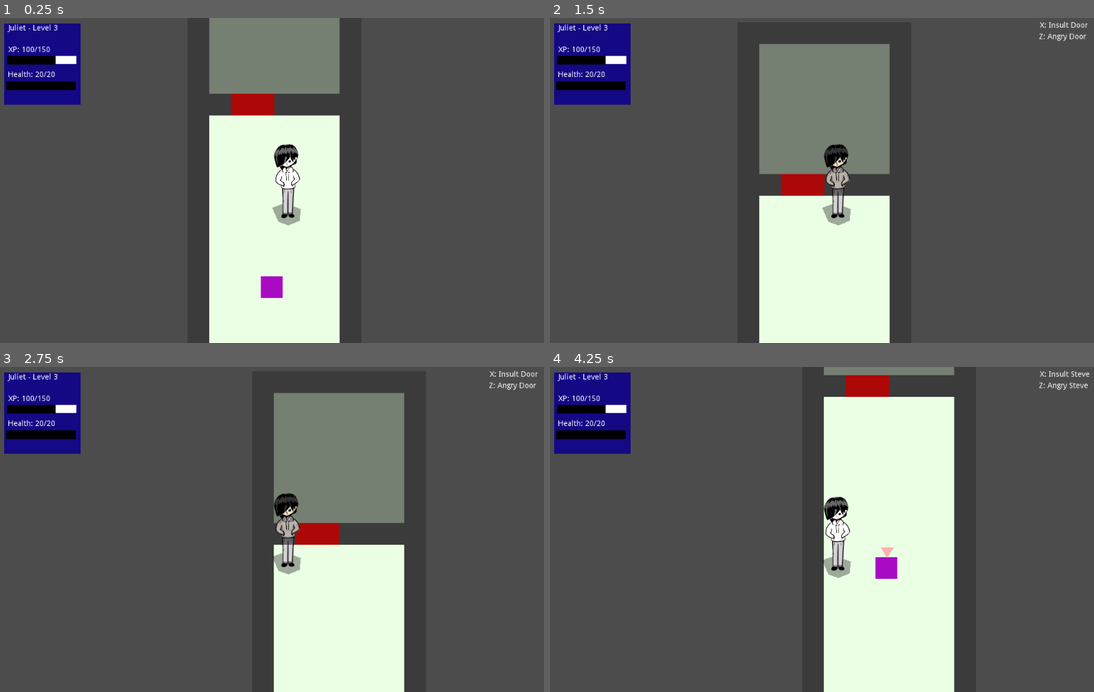
Above: before the commit, frames 1-4 (two rows, left to right).
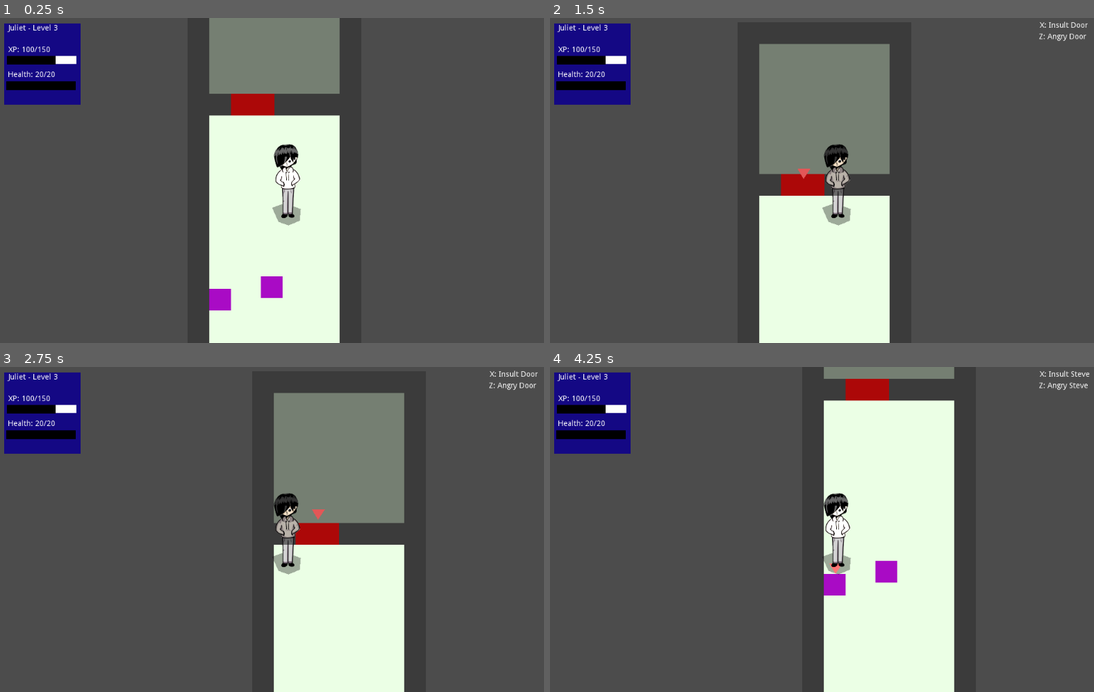
Above: after the commit, the same moments.

Repository: johnfn/ld49
Game: Godot game, scene res://Main.tscn
Two runs of this game, one before a commit and one after it. Both use one fixed random seed, a clock stepped at 60 frames per second and the inputs below.
Inputs:
- Up to frame 1 (0.25 s): no input
- Up to frame 2 (1.5 s): tap Enter at 0.5 s; hold Up (ui_up) from 0.53 s (still down); tap Z (action) at 0.6 s; tap X (angry) at 0.8, 1.35 s; tap Space at 1.25 s
- Up to frame 3 (2.75 s): tap Z (action) at 1.55, 2.1 s; tap Enter at 2 s; release Up (ui_up) at 2.03 s; hold Left (ui_left) from 2.03 s (still down); tap X (angry) at 2.3 s
- Up to frame 4 (4.25 s): tap Space at 2.75 s; tap X (angry) at 2.85, 3.8 s; tap Z (action) at 3.05, 3.6 s; tap Enter at 3.5 s; release Left (ui_left) at 3.53 s; hold Down (ui_down) from 3.53 s (still down)

The runs differ from the first frame. In frame 1, 0.3% of the frame differs, in the area x 38-43%, y 83-91%; in frame 2, less than 0.1%; in frame 3, less than 0.1%; in frame 4, 1.6%, in the area x 50-75%, y 2-71%.
Error before the commit: Invalid get index '0' (on base: 'Array'). (res://Player.gd:25)
Error after the commit: Invalid get index 'enemy_type' (on base: 'StaticBody2D (Door.gd)'). (res://Player.gd:48)

Commit message:
yeehaw

Diff:
--- a/Door.tscn
+++ b/Door.tscn
@@ -22,12 +22,12 @@
 "_edit_use_anchors_": false
 }
 
+[node name="InteractionMarker" parent="." instance=ExtResource( 1 )]
+position = Vector2( -20, 0 )
+
 [node name="CollisionShape2D" type="CollisionShape2D" parent="."]
 position = Vector2( 0, 20 )
 shape = SubResource( 1 )
 
-[node name="InteractionMarker" parent="." instance=ExtResource( 1 )]
-visible = false
-
 [node name="LightOccluder2D" type="LightOccluder2D" parent="."]
 occluder = SubResource( 2 )
--- a/InteractionMarker.tscn
+++ b/InteractionMarker.tscn
@@ -21,7 +21,9 @@
 [sub_resource type="CircleShape2D" id=2]
 radius = 97.4675
 
-[node name="InteractionMarker" type="Node2D"]
+[node name="InteractionMarker" type="Node2D" groups=[
+"interactable",
+]]
 script = ExtResource( 1 )
 
 [node name="InteractionMarker" type="Polygon2D" parent="."]
--- a/Main.tscn
+++ b/Main.tscn
@@ -14,8 +14,12 @@
 current = true
 script = ExtResource( 3 )
 
-[node name="Npc" parent="." instance=ExtResource( 4 )]
+[node name="Steve" parent="." instance=ExtResource( 4 )]
 position = Vector2( 134.946, 336.519 )
+dialog = "steve_dialog"
+
+[node name="Gteve" parent="." instance=ExtResource( 4 )]
+position = Vector2( 40, 360 )
 dialog = "steve_dialog"
 
 [node name="Hud" parent="." instance=ExtResource( 5 )]
--- a/Player.gd
+++ b/Player.gd
@@ -20,18 +20,32 @@
   move_and_slide(d)
 
 func check_for_interactions():
+  var interactables = G.interactables
+
+  var closest: Node2D = null
+  var closest_dist = 99999
+
+  if interactables.size() == 0:
+    return
+
+  for i in interactables:
+    if i.position.distance_to(position) < closest_dist:
+      closest_dist = i.position.distance_to(position)
+      closest = i
+
+  # show target only for the one we're interacting w
+
+  for i in interactables:
+    for child in i.get_children():
+      if child.is_in_group("interactable"):
+        child.visible = i == closest
+
   if Input.is_action_just_pressed("action"):
-    var interactables = G.interactables
-    var first = interactables[0]
-
-    first.interact()
+    closest.interact()
 
   if Input.is_action_just_pressed("angry"):
-    var interactables = G.interactables
-    var first = interactables[0]
-
     G.in_battle = true
-    G.battling_against = [first.enemy_type, first.enemy_type]
+    G.battling_against = [closest.enemy_type, closest.enemy_type]
     get_tree().change_scene("res://Battle.tscn")
 
 func _process(delta):
--- a/project.godot
+++ b/project.godot
@@ -24,11 +24,6 @@
 "language": "GDScript",
 "path": "res://BattlePlayer.gd"
 }, {
-"base": "Node2D",
-"class": "BattleScene",
-"language": "GDScript",
-"path": "res://Battle.gd"
-}, {
 "base": "ColorRect",
 "class": "Dialog",
 "language": "GDScript",
@@ -53,7 +48,6 @@
 "BattleEntity": "",
 "BattleMonster": "",
 "BattlePlayer": "",
-"BattleScene": "",
 "Dialog": "",
 "HealthBar": "",
 "InteractionMarker": "",
Not shown, added: audio/Ruder Buster.mp3.import
